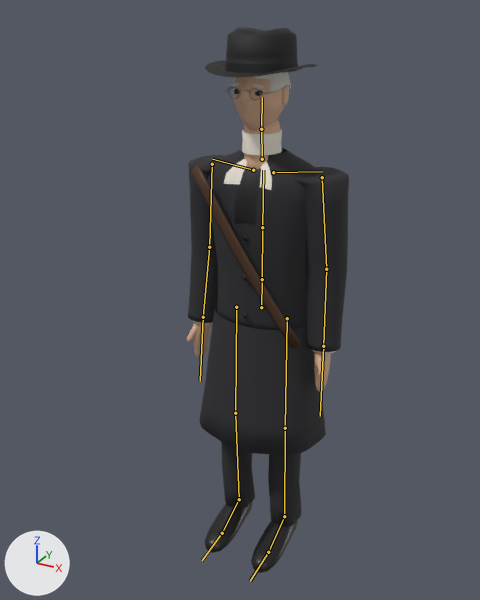
What one commit did to the glTF model godot/models/npc_vanderlip.glb.
Camera for both pictures: a 50 mm lens placed at (0.934, -1.851, 1.912), pointed at (-0.066, -0.033, 1.003). Every picture has the same lights, and +X, +Y and +Z are marked at lower left. The older version comes first. The bones that change, and the others that lie on the model, are drawn over the model as lines.

Names of what the first picture shows: 'VanderlipBody', 'VanderlipHat', 'VanderlipProp'.
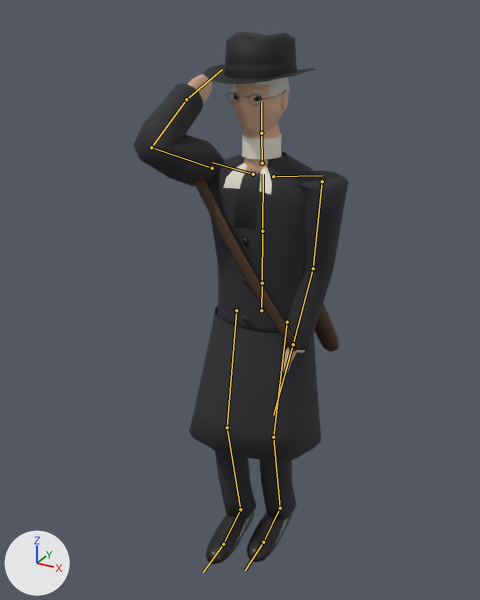
The newer file adds an action. The first version stands in its rest pose; the second is drawn at frame 24 of the action 'TipHat'.

The change, as a list of edits to the scene's bpy script:
```text
Change bone_hips:
    where bone_hips = bpy.data.objects['VanderlipRig'].pose.bones['Hips']  # child of 'Root'
    bone_hips.location: (0.0, 0.0, 0.0) -> (0.0, -0.012, 0.0)
Change bone_upperarm_l:
    where bone_upperarm_l = bpy.data.objects['VanderlipRig'].pose.bones['UpperArm.L']  # child of 'Shoulder.L'
    bone_upperarm_l.rotation_quaternion: (1.0, 0.0, 0.0, 0.0) -> (0.996, 0.007, 0.007, 0.086)  # degrees (0, 0, 0) -> degrees (1, 1, 10)
Change bone_lowerarm_l:
    where bone_lowerarm_l = bpy.data.objects['VanderlipRig'].pose.bones['LowerArm.L']  # child of 'UpperArm.L'
    bone_lowerarm_l.rotation_quaternion: (1.0, 0.0, 0.0, 0.0) -> (0.994, -0.109, -0.006, -0.007)  # degrees (0, 0, 0) -> degrees (-13, -1, -1)
Change bone_upperarm_r:
    where bone_upperarm_r = bpy.data.objects['VanderlipRig'].pose.bones['UpperArm.R']  # child of 'Shoulder.R'
    bone_upperarm_r.rotation_quaternion: (1.0, 0.0, 0.0, 0.0) -> (0.531, -0.838, 0.121, 0.034)  # degrees (0, 0, 0) -> degrees (-116, 11, -10)
Change bone_lowerarm_r:
    where bone_lowerarm_r = bpy.data.objects['VanderlipRig'].pose.bones['LowerArm.R']  # child of 'UpperArm.R'
    bone_lowerarm_r.rotation_quaternion: (1.0, 0.0, 0.0, 0.0) -> (0.476, -0.876, 0.051, 0.058)  # degrees (0, 0, 0) -> degrees (-123, 9, -2)
Change bone_hand_r:
    where bone_hand_r = bpy.data.objects['VanderlipRig'].pose.bones['Hand.R']  # child of 'LowerArm.R'
    bone_hand_r.rotation_quaternion: (1.0, 0.0, 0.0, 0.0) -> (0.995, -0.1, 0.003, 0.003)  # degrees (0, 0, 0) -> degrees (-11, 0, 0)
Change bone_upperleg_l:
    where bone_upperleg_l = bpy.data.objects['VanderlipRig'].pose.bones['UpperLeg.L']  # child of 'Hips'
    bone_upperleg_l.rotation_quaternion: (1.0, 0.0, 0.0, 0.0) -> (-0.998, 0.066, 0.002, -0.019)  # degrees (0, 0, 0) -> degrees (-8, 0, 2)
Change bone_lowerleg_l:
    where bone_lowerleg_l = bpy.data.objects['VanderlipRig'].pose.bones['LowerLeg.L']  # child of 'UpperLeg.L'
    bone_lowerleg_l.rotation_quaternion: (1.0, 0.0, 0.0, 0.0) -> (0.986, 0.169, 0.0, 0.0)  # degrees (0, 0, 0) -> degrees (19, 0, 0)
Change bone_foot_l:
    where bone_foot_l = bpy.data.objects['VanderlipRig'].pose.bones['Foot.L']  # child of 'LowerLeg.L'
    bone_foot_l.rotation_quaternion: (1.0, 0.0, 0.0, 0.0) -> (0.995, -0.104, 0.0, 0.0)  # degrees (0, 0, 0) -> degrees (-12, 0, 0)
Change bone_upperleg_r:
    where bone_upperleg_r = bpy.data.objects['VanderlipRig'].pose.bones['UpperLeg.R']  # child of 'Hips'
    bone_upperleg_r.rotation_quaternion: (1.0, 0.0, 0.0, 0.0) -> (-0.994, 0.11, -0.003, 0.019)  # degrees (0, 0, 0) -> degrees (-13, 0, -2)
Change bone_lowerleg_r:
    where bone_lowerleg_r = bpy.data.objects['VanderlipRig'].pose.bones['LowerLeg.R']  # child of 'UpperLeg.R'
    bone_lowerleg_r.rotation_quaternion: (1.0, 0.0, 0.0, 0.0) -> (0.987, 0.162, 0.0, 0.0)  # degrees (0, 0, 0) -> degrees (19, 0, 0)
Change bone_foot_r:
    where bone_foot_r = bpy.data.objects['VanderlipRig'].pose.bones['Foot.R']  # child of 'LowerLeg.R'
    bone_foot_r.rotation_quaternion: (1.0, 0.0, 0.0, 0.0) -> (0.999, -0.053, 0.0, 0.0)  # degrees (0, 0, 0) -> degrees (-6, 0, 0)
```

Boxes [x1, y1, x2, y2] around the edits, measured in the pictures (480 x 600 px):
'VanderlipBody', posed (33% wider): before [187, 72, 349, 573]; after [133, 75, 348, 564]
'VanderlipHat', posed: before [205, 27, 318, 77]; after [204, 32, 317, 84]
bone 'Hips', root to tip: before (261, 307) to (262, 280); after (261, 310) to (262, 284)
bone 'UpperArm.L', root to tip: before (322, 177) to (326, 269); after (322, 181) to (313, 268)
bone 'LowerArm.L', root to tip: before (326, 269) to (323, 346); after (313, 268) to (293, 344)
bone 'UpperArm.R', root to tip: before (212, 164) to (209, 247); after (212, 168) to (151, 147)
bone 'LowerArm.R', root to tip: before (209, 247) to (203, 317); after (151, 147) to (186, 99)
bone 'Hand.R', root to tip: before (203, 317) to (200, 381); after (186, 99) to (222, 69)
bone 'UpperLeg.L', root to tip: before (287, 318) to (285, 428); after (287, 322) to (273, 437)
bone 'LowerLeg.L', root to tip: before (285, 428) to (284, 516); after (273, 437) to (280, 508)
bone 'Foot.L', root to tip: before (284, 516) to (268, 552); after (280, 508) to (263, 542)
bone 'UpperLeg.R', root to tip: before (236, 307) to (235, 413); after (236, 310) to (227, 427)
bone 'LowerLeg.R', root to tip: before (235, 413) to (239, 499); after (227, 427) to (240, 509)
bone 'Foot.R', root to tip: before (239, 499) to (222, 533); after (240, 509) to (223, 544)
